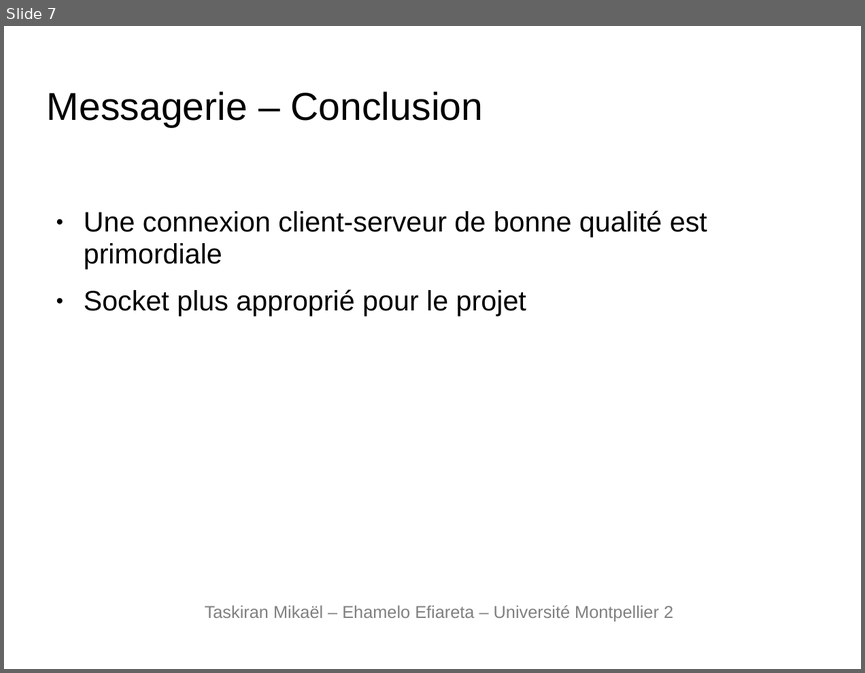
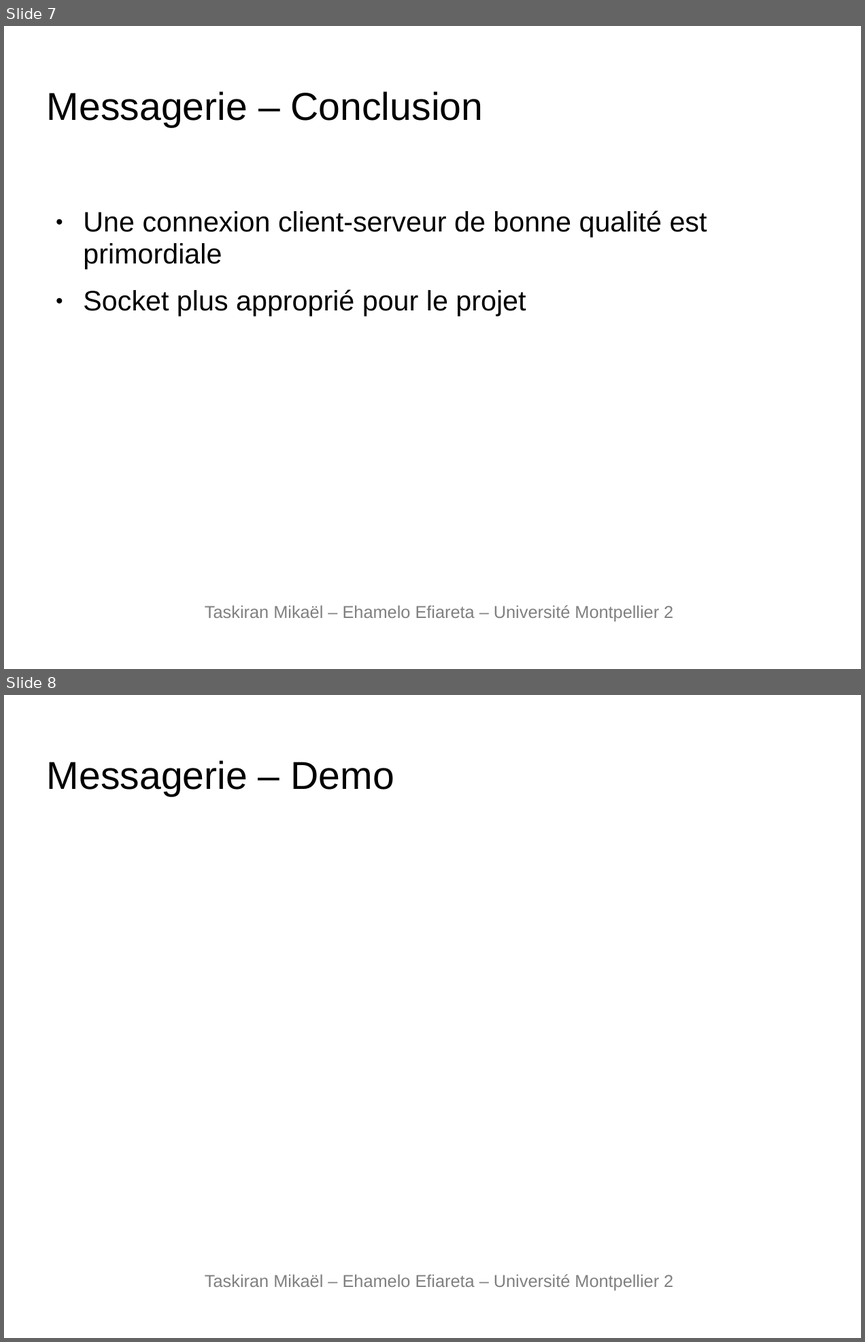
Before and after one commit to kabylzki/eastchat, a slide deck: presentation/presentation.ppt. Shown one above the other, each under a label of ours: slide 7 before the commit, slides 7 and 8 after it. The pictures are 865x673 and 865x1342 pixels, drawn with LibreOffice and Linux fonts; fonts in the diff are those of the drawing; background and template pictures are left out. Boxes give left, top, right and bottom in pixels: in the first picture for what was removed or moved away, otherwise in the second. Text is boxed around its words. In the diff, an @@ line names an element or a change of style, - is before the commit and + after.

```diff
--- a/presentation/presentation.ppt
+++ b/presentation/presentation.ppt
@@ slide 8 added at box(4, 695, 861, 1338), background picture (left out) @@
@@ text added at box(47, 760, 394, 796), 36 pt, text #000000 @@
+Messagerie – Demo
@@ text added at box(205, 1274, 673, 1290), 16 pt, text #808080 @@
+Taskiran Mikaël – Ehamelo Efiareta – Université Montpellier 2
```
Also in this commit, not shown: 4 slides changed, 2 other files.
